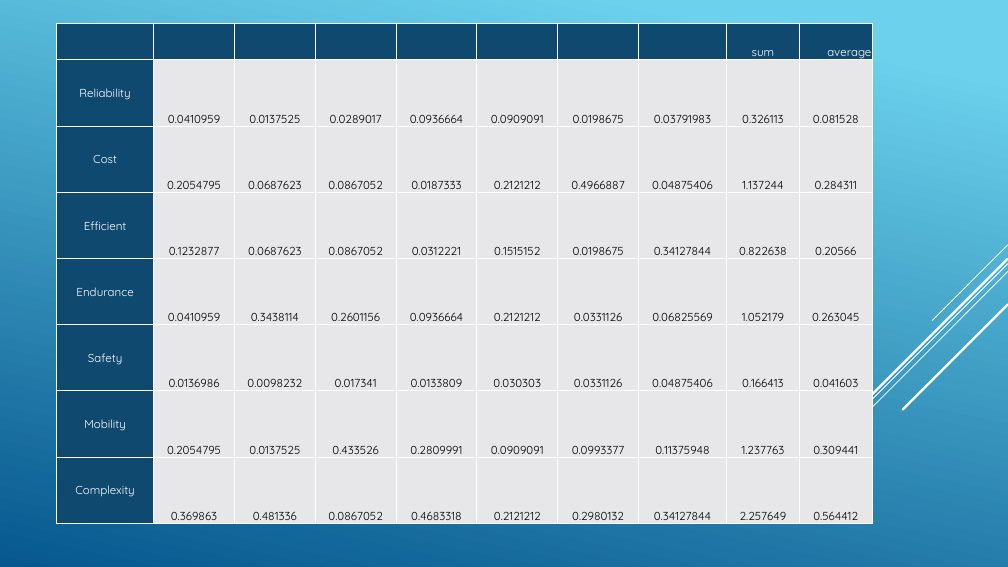
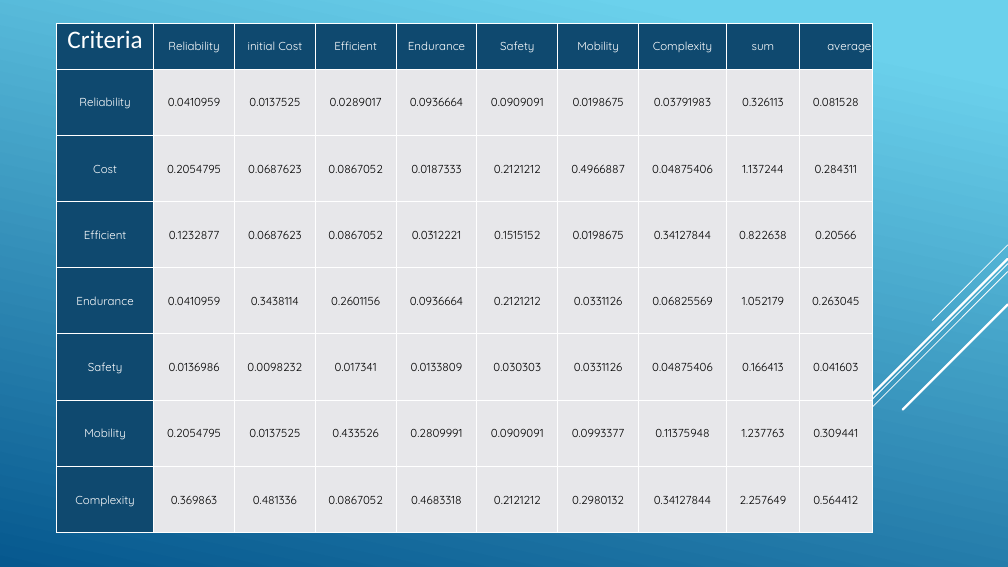
Before and after one commit to USNMasterEmSys2018/System-Engineering, a slide deck: slide 22 of S.A.V.E/Security Application Via Engineering.pptx. Drawn at 1008x567 pixels with LibreOffice and Linux fonts; fonts in the diff are those of the drawing. Boxes give left, top, right and bottom in pixels: in the first picture for what was removed or moved away, otherwise in the second. Text is boxed around its words. In the diff, an @@ line names an element or a change of style, - is before the commit and + after.

```diff
--- a/S.A.V.E/Security Application Via Engineering.pptx
+++ b/S.A.V.E/Security Application Via Engineering.pptx
@@ table at bbox=[57, 23, 872, 532] @@
-row 1:  |  |  |  |  |  |  |  | sum | average
+row 1: Criteria | Reliability | initial Cost | Efficient | Endurance | Safety | Mobility | Complexity | sum | average
```
Also in this commit, not shown: 2 other slides changed.
